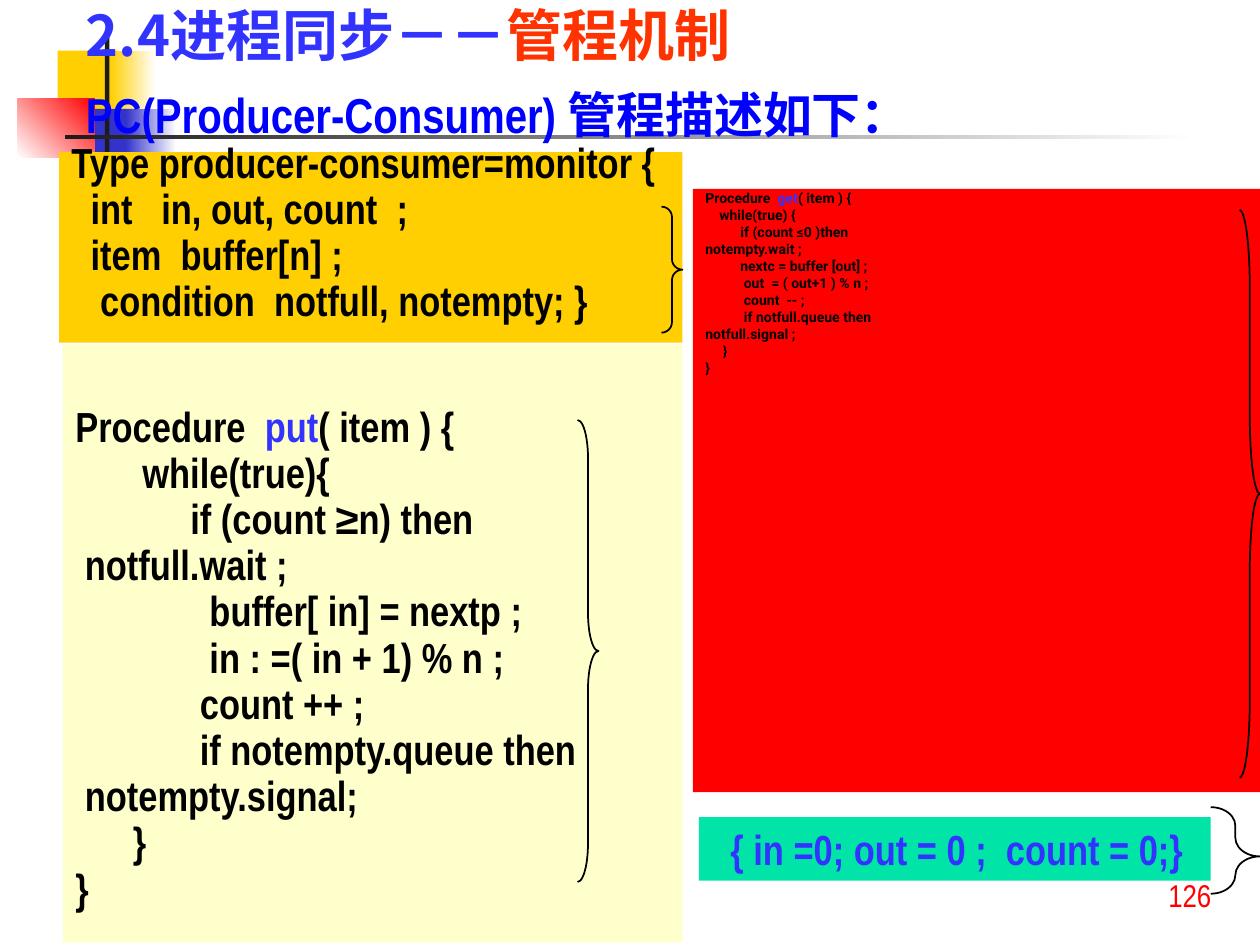
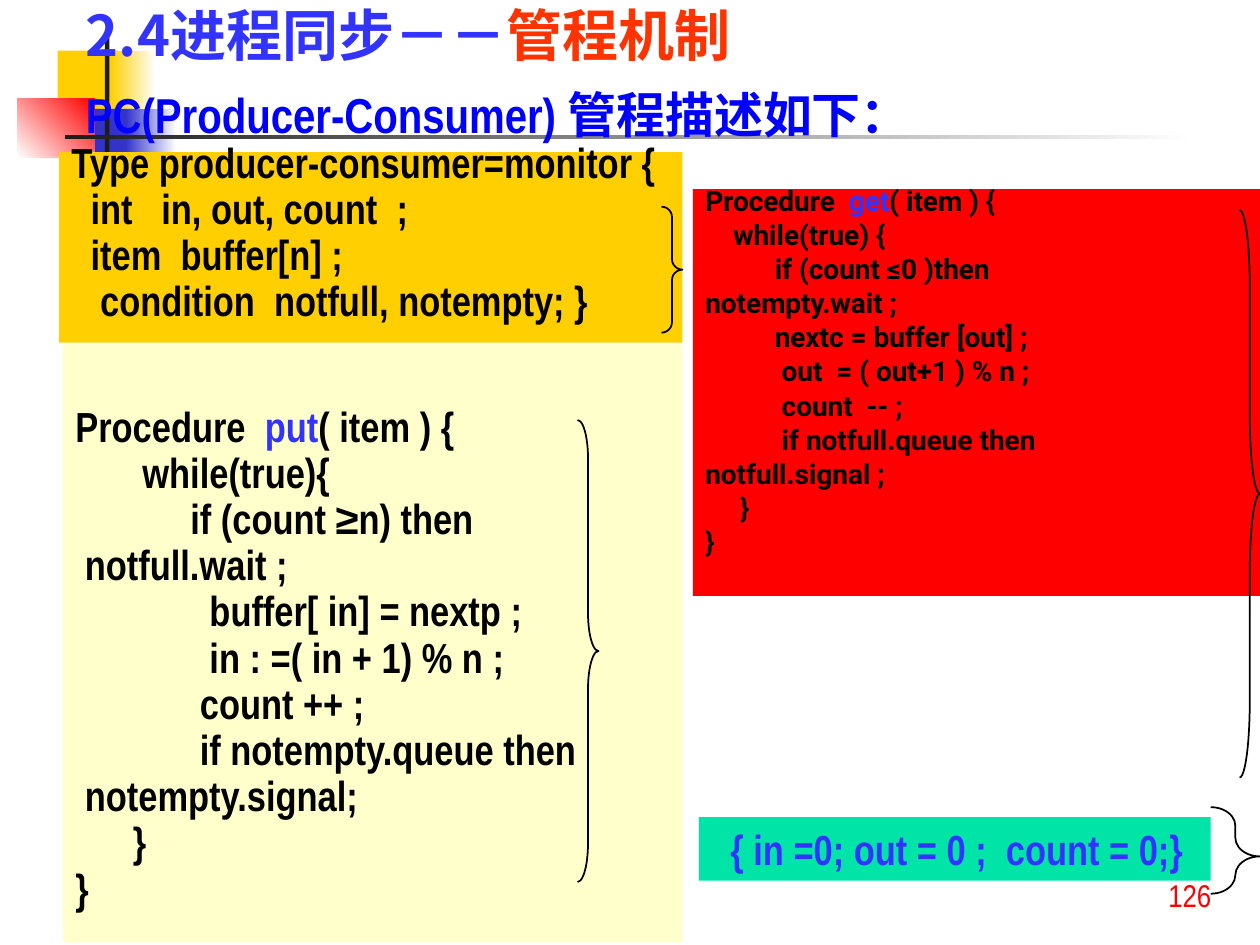
Before and after one commit to zeemeil/zeemeil.github.io, a slide deck: slide 126 of files/2025_2_OS/0909_OS_ch2.pptx. Drawn at 1260x945 pixels with LibreOffice and Linux fonts; fonts in the diff are those of the drawing. Boxes give left, top, right and bottom in pixels: in the first picture for what was removed or moved away, otherwise in the second. Text is boxed around its words. In the diff, an @@ line names an element or a change of style, - is before the commit and + after.

```diff
--- a/files/2025_2_OS/0909_OS_ch2.pptx
+++ b/files/2025_2_OS/0909_OS_ch2.pptx
@@ rectangle "Procedure get( item ) {" resized from (x1=693, y1=189, x2=1260, y2=793) to (x1=693, y1=189, x2=1260, y2=596) @@
@@ rectangle "Procedure get( item ) {" at (x1=693, y1=189, x2=1260, y2=596): size 8 to 16 pt; more space between paragraphs @@
```
Also in this commit, not shown: 5 other slides changed, 17 other files.
